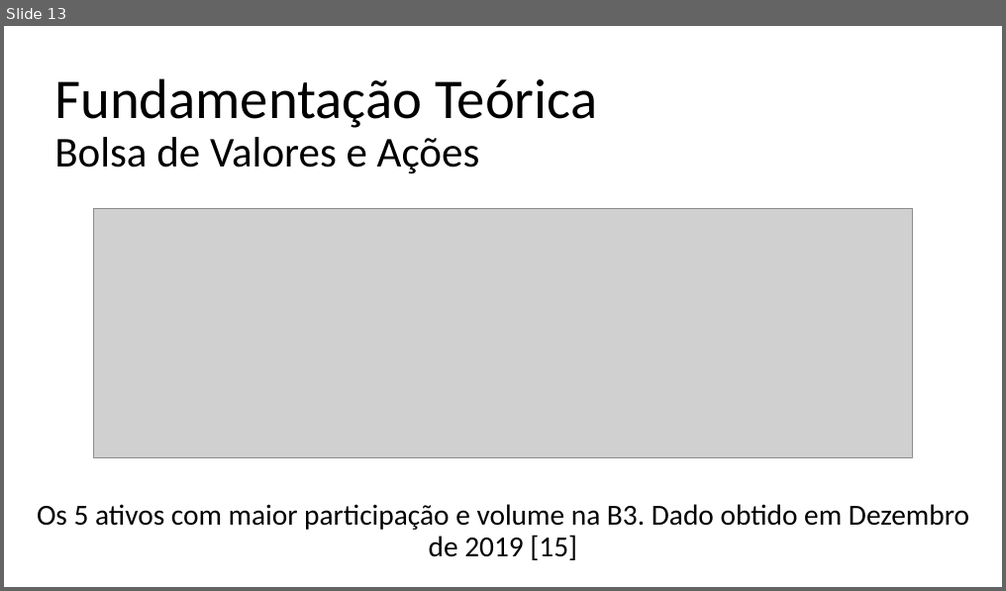
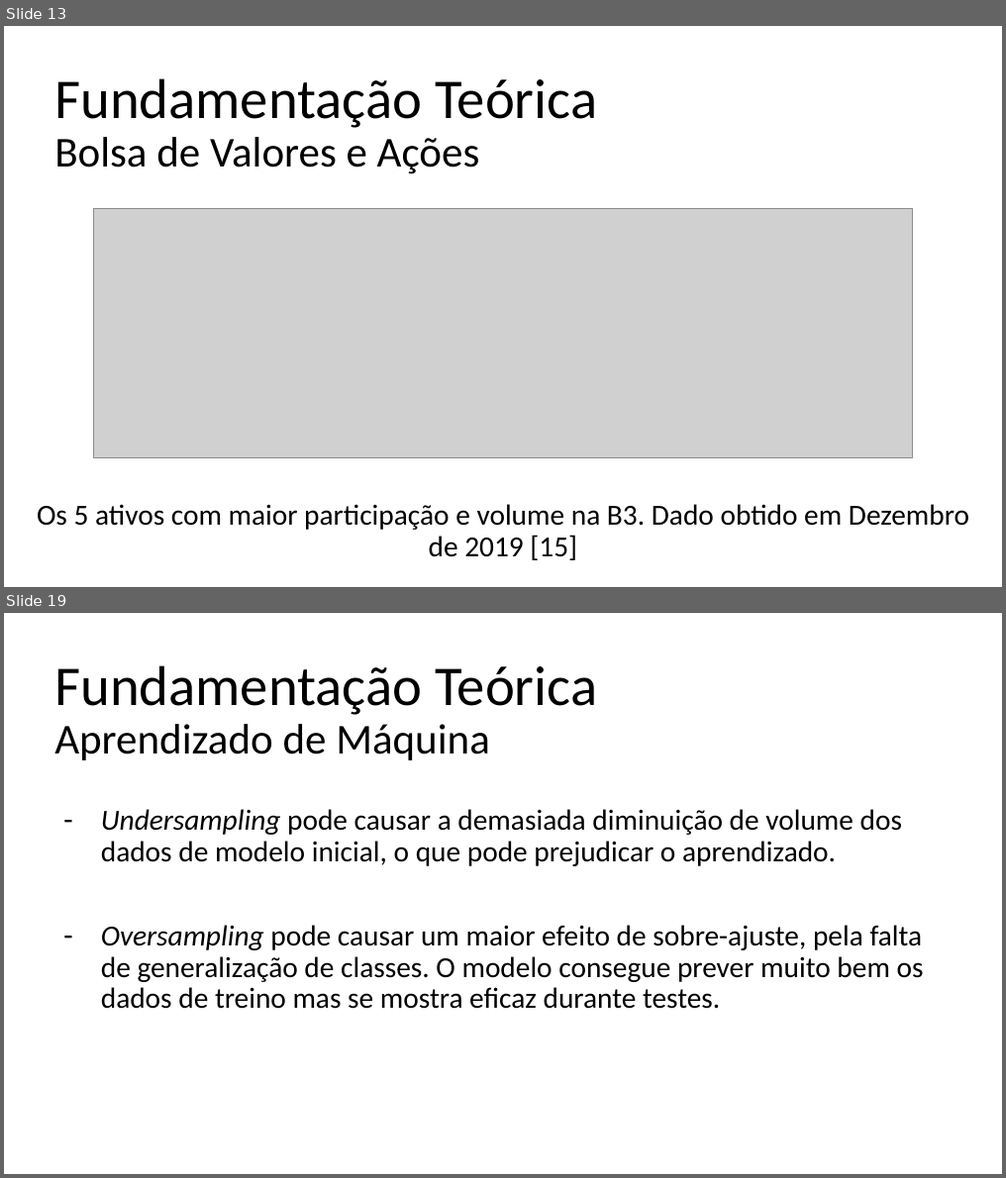
Before and after one commit to lgcanto/tcc, a slide deck: TCC_LGC_V1.pptx. Shown one above the other, each under a label of ours: slide 13 before the commit, slides 13 and 19 after it; the slides between them are not shown. The pictures are 1006x591 and 1006x1178 pixels, drawn with LibreOffice and Linux fonts; fonts in the diff are those of the drawing; grey boxes stand for pictures. Boxes give left, top, right and bottom in pixels: in the first picture for what was removed or moved away, otherwise in the second. Text is boxed around its words. In the diff, an @@ line names an element or a change of style, - is before the commit and + after.

```diff
--- a/TCC_LGC_V1.pptx
+++ b/TCC_LGC_V1.pptx
@@ slide 19 added at [4,613,1002,1174], background #FFFFFF @@
@@ title added at [54,665,597,761], 54 pt, text #000000 @@
+Fundamentação Teórica
+Aprendizado de Máquina
@@ subtitle added at [101,809,924,1009], 28 pt, text #000000 @@
+– Undersampling pode causar a demasiada diminuição de volume dos dados de modelo inicial, o que pode prejudicar o aprendizado.
+– Oversampling pode causar um maior efeito de sobre-ajuste, pela falta de generalização de classes. O modelo consegue prever muito bem os dados de treino mas se mostra eficaz durante testes.
```
Also in this commit, not shown: 2 slides changed, 28 other slides added, 2 slides removed.
